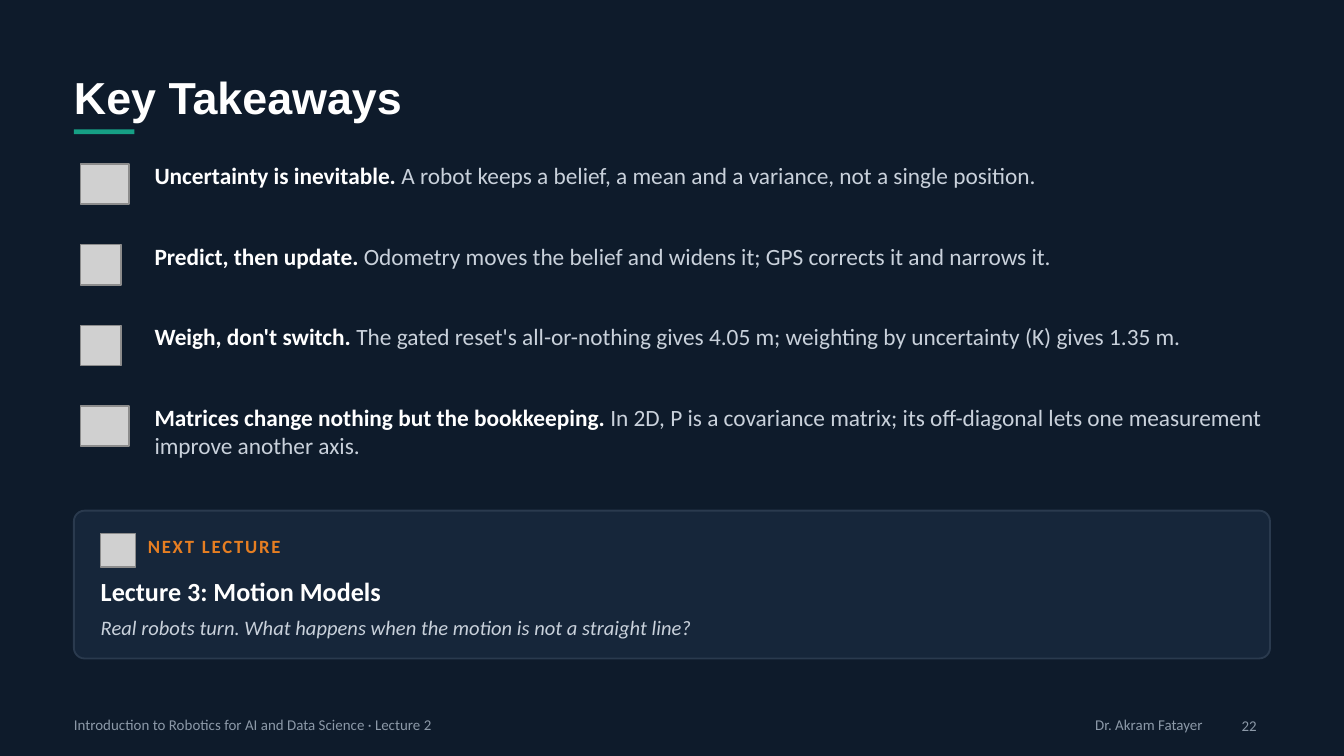
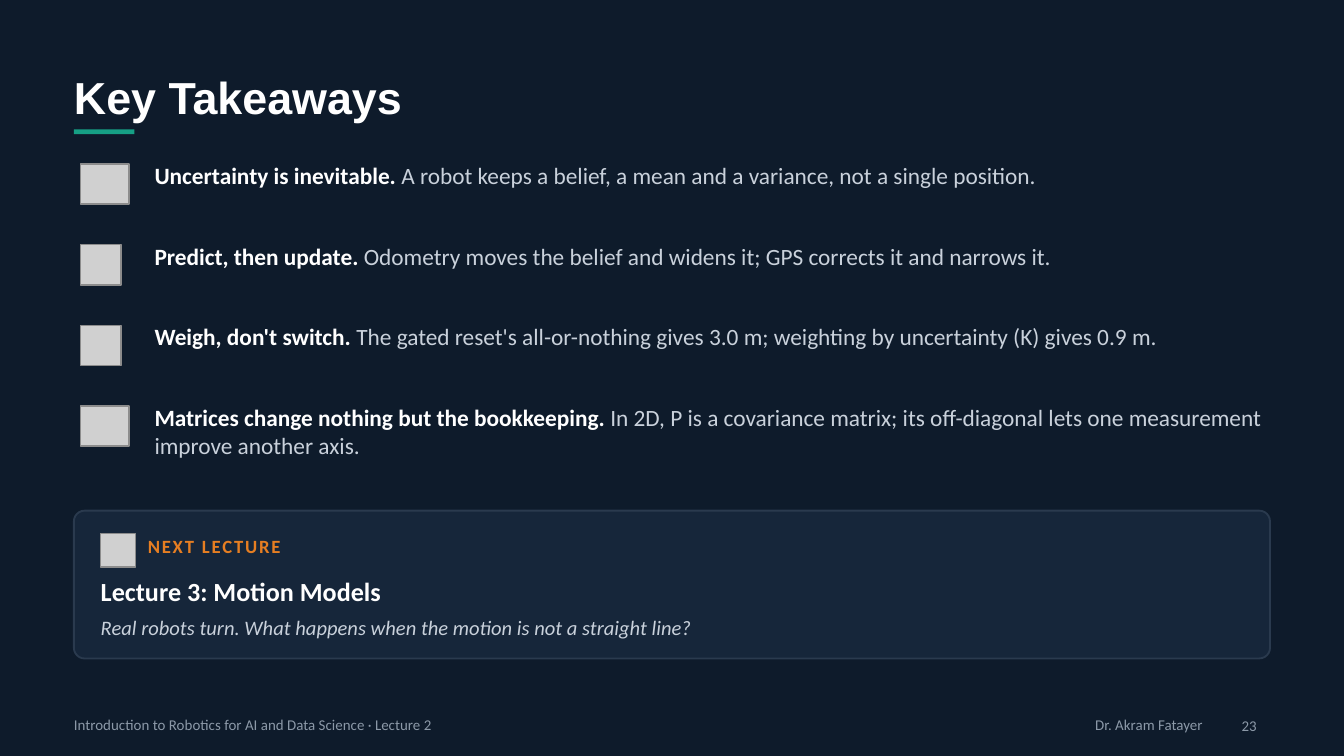
Before and after one commit to akramfatayer/zuj-robotics, a slide deck: slide 23 of lectures/Robot_Localization_and_State_Estimation.pptx (slide 22 before the commit). Drawn at 1344x756 pixels with LibreOffice and Linux fonts; fonts in the diff are those of the drawing; grey boxes stand for pictures. Boxes give left, top, right and bottom in pixels: in the first picture for what was removed or moved away, otherwise in the second. Text is boxed around its words. In the diff, an @@ line names an element or a change of style, - is before the commit and + after.

```diff
--- a/lectures/Robot_Localization_and_State_Estimation.pptx
+++ b/lectures/Robot_Localization_and_State_Estimation.pptx
@@ text at (155,328,1157,349): text changed @@
-Weigh, don't switch. The gated reset's all-or-nothing gives 4.05 m; weighting by uncertainty (K) gives 1.35 m.
+Weigh, don't switch. The gated reset's all-or-nothing gives 3.0 m; weighting by uncertainty (K) gives 0.9 m.
@@ page number at (1242,721,1257,731): text changed @@
-22
+23
```
Also in this commit, not shown: 4 other slides changed, 2 slides added, 1 slide removed, 1 other file.
